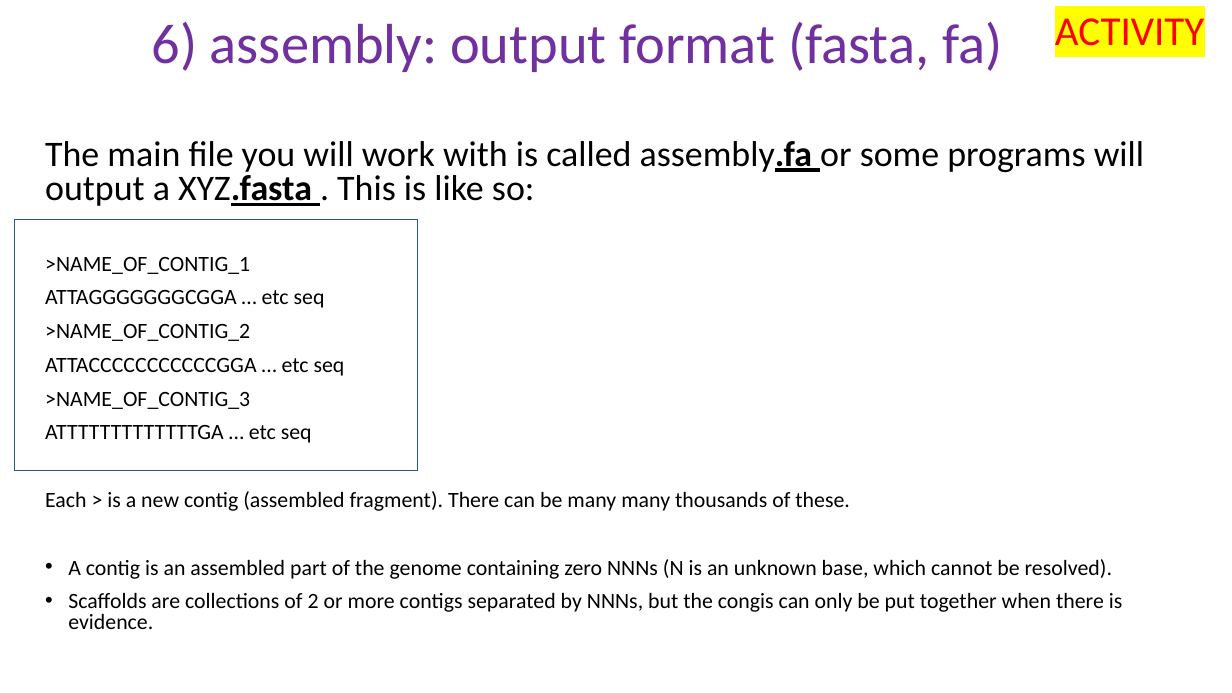
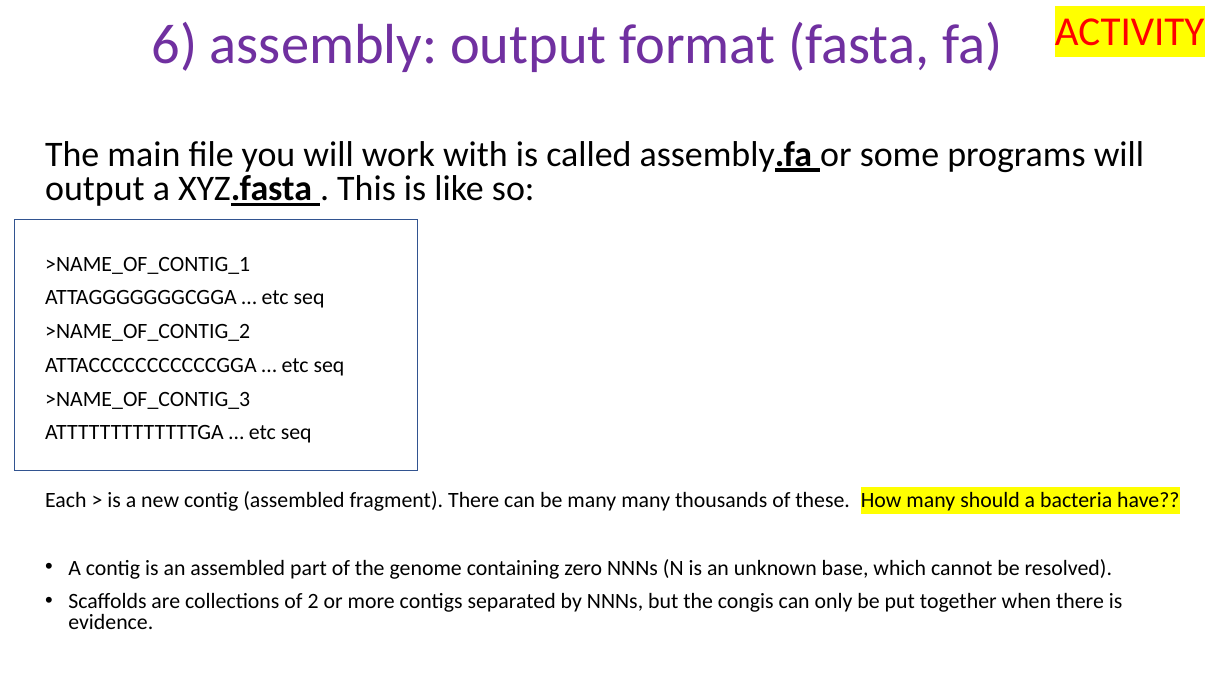
Before and after one commit to peterthorpe5/Msc_Digital_Health, a slide deck: slide 23 of powerpoint/6_assembly.pptx. Drawn at 1232x693 pixels with LibreOffice and Linux fonts; fonts in the diff are those of the drawing. Boxes give left, top, right and bottom in pixels: in the first picture for what was removed or moved away, otherwise in the second. Text is boxed around its words. In the diff, an @@ line names an element or a change of style, - is before the commit and + after.

```diff
--- a/powerpoint/6_assembly.pptx
+++ b/powerpoint/6_assembly.pptx
@@ text at [45, 491, 1179, 511]: text changed @@
-Each > is a new contig (assembled fragment). There can be many many thousands of these.
+Each > is a new contig (assembled fragment). There can be many many thousands of these. How many should a bacteria have??
```
Also in this commit, not shown: 7 other slides changed, 2 slides added, 2 slides removed, 1 other file.
